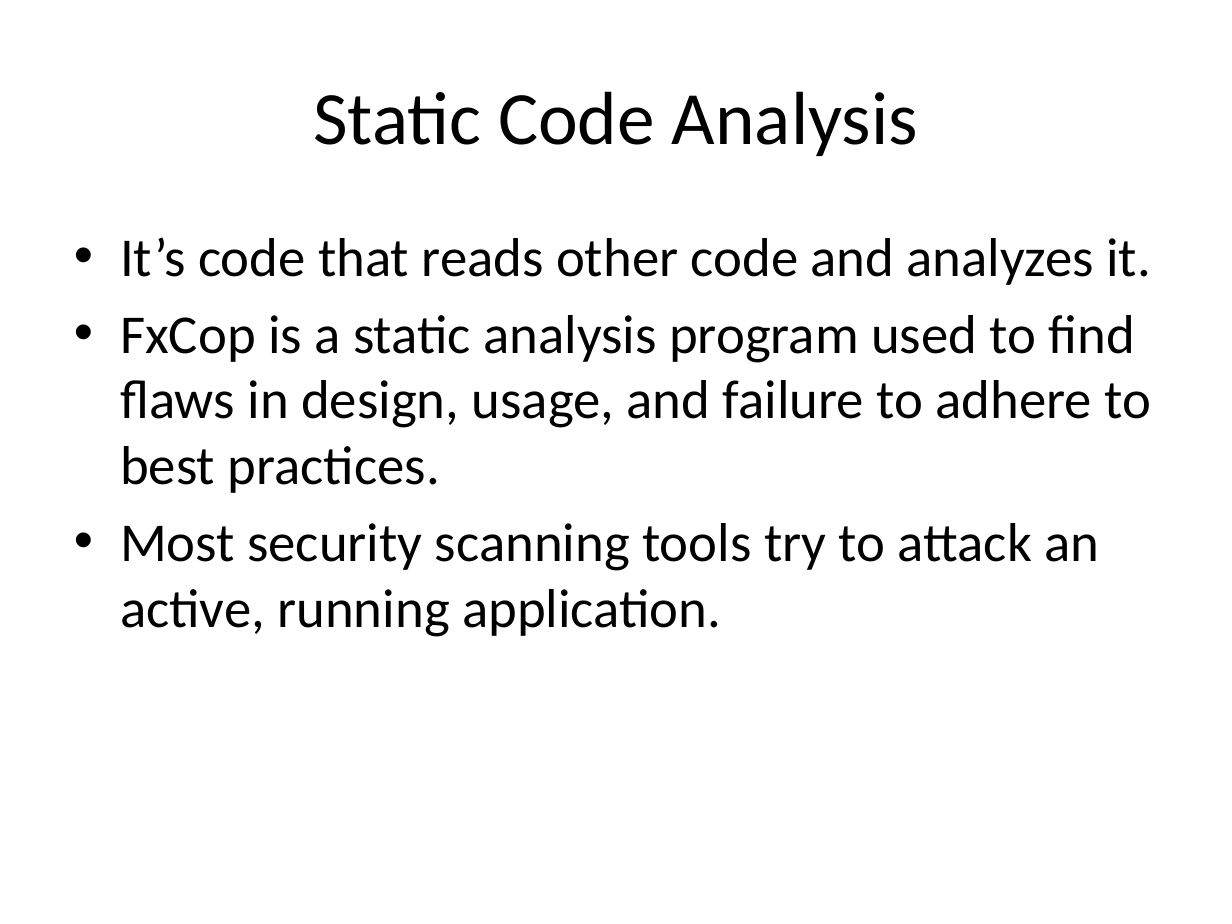
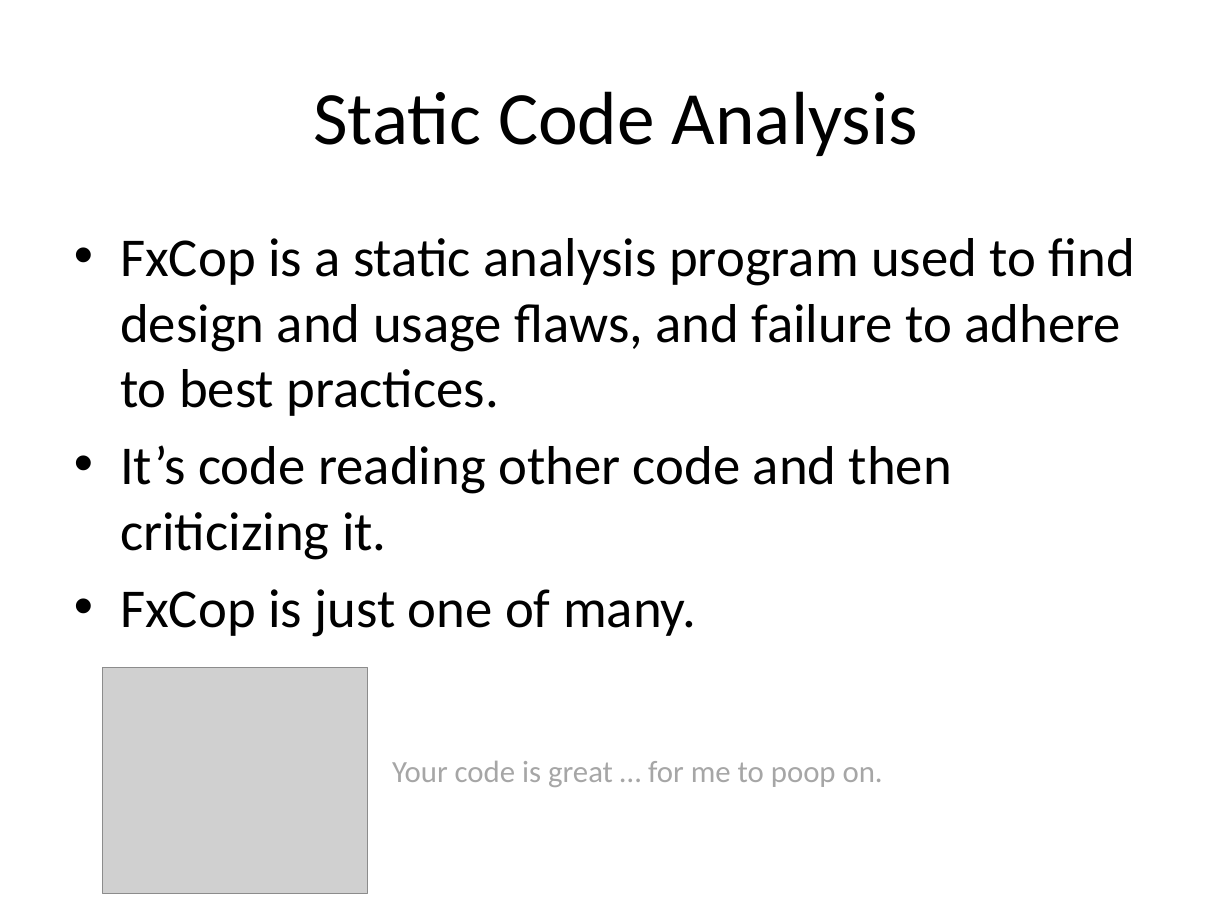
Before and after one commit to Chris-ScoutCorps/FxCop, a slide deck: slide 4 of FxCop.pptx. Drawn at 1232x924 pixels with LibreOffice and Linux fonts; fonts in the diff are those of the drawing; grey boxes stand for pictures. Boxes give left, top, right and bottom in pixels: in the first picture for what was removed or moved away, otherwise in the second. Text is boxed around its words. In the diff, an @@ line names an element or a change of style, - is before the commit and + after.

```diff
--- a/FxCop.pptx
+++ b/FxCop.pptx
@@ text at (120,238,1136,637): text changed @@
-• It’s code that reads other code and analyzes it.
-• FxCop is a static analysis program used to find flaws in design, usage, and failure to adhere to best practices.
-• Most security scanning tools try to attack an active, running application.
+• FxCop is a static analysis program used to find design and usage flaws, and failure to adhere to best practices.
+• It’s code reading other code and then criticizing it.
+• FxCop is just one of many.
@@ picture added at (102,668,367,893) @@
@@ text added at (392,761,883,787), 18 pt, text #A6A6A6 @@
+Your code is great … for me to poop on.
```
Also in this commit, not shown: 36 other slides changed, 2 slides added, 1 slide removed, 1 other file.
